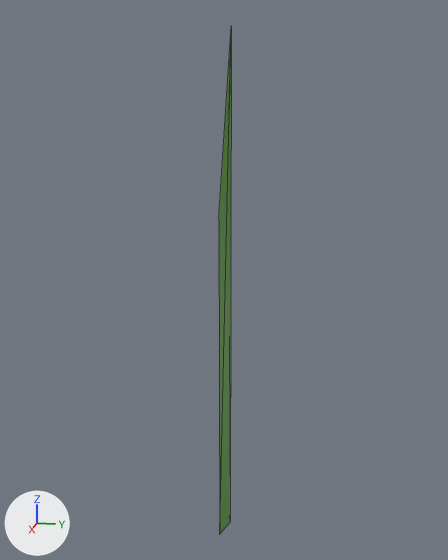
What one commit did to the glTF model level_grids/park/glb/rock_kicking_park_grass.glb.
The view is the same before and after, from a camera (50 mm lens) standing at (2.398, 0.48, 1.023) and looking at (-0.017, -0.003, 0.419). Arrows for +X, +Y and +Z are at lower left; the lights stay in place. The older version comes first. Mesh edges are drawn as thin lines. Vertices at exactly the same position are counted once.

The first picture shows 'Grass'.
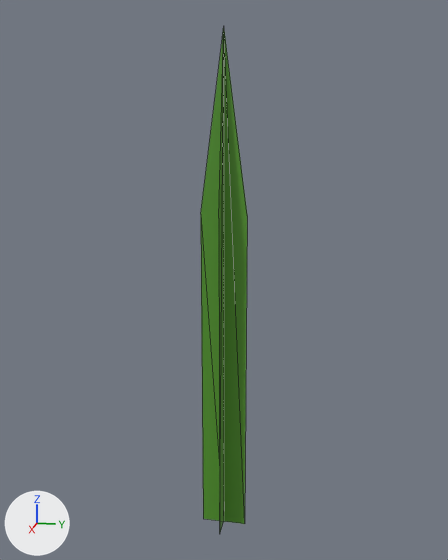
Changed parts and their boxes (x1, y1, x2, y2) in the pictures (448 x 560 px):
'Grass', reshaped (262% wider): before (219, 38, 231, 533); after (201, 28, 247, 532)

The change in detail:
me_plane is used by ob_grass; location (0.0, 0.0, 0.0).
Verts and faces of me_plane; kept vertices keep their numbers, new ones are numbered from 6.
Before the commit, vertices of me_plane: 4 (0.0, 0.03, 1.39), 5 (0.0, 0.03, -0.69) at pixel (230, 522).
me_plane had 6 vertices, 4 faces and spanned x -0.09..0.09, y 0.0..0.03, z -0.69..1.39.
me_plane now has 12 vertices, 8 faces and spans x -0.09..0.09, y -0.09..0.09, z -0.69..1.39.
Part 1, on me_plane:
Vertex 4 moves to (0.0, 0.0, 1.39).
Vertex 5 moves to (0.0, 0.0, -0.69), pixel (223, 521).
New vertex 6 is at (0.0, -0.09, 0.69), pixel (200, 214).
New vertex 7 is at (0.0, -0.09, -0.69), pixel (203, 518).
New vertex 8 is at (0.0, 0.09, 0.69), pixel (247, 215).
New vertex 9 is at (0.0, 0.09, -0.69), pixel (244, 523).
New vertex 10 is at (0.0, 0.0, 1.39).
New vertex 11 is at (0.0, 0.0, -0.69), pixel (223, 521).
New faces: (9, 10, 11), (8, 10, 9), (6, 7, 11), (6, 11, 10).
